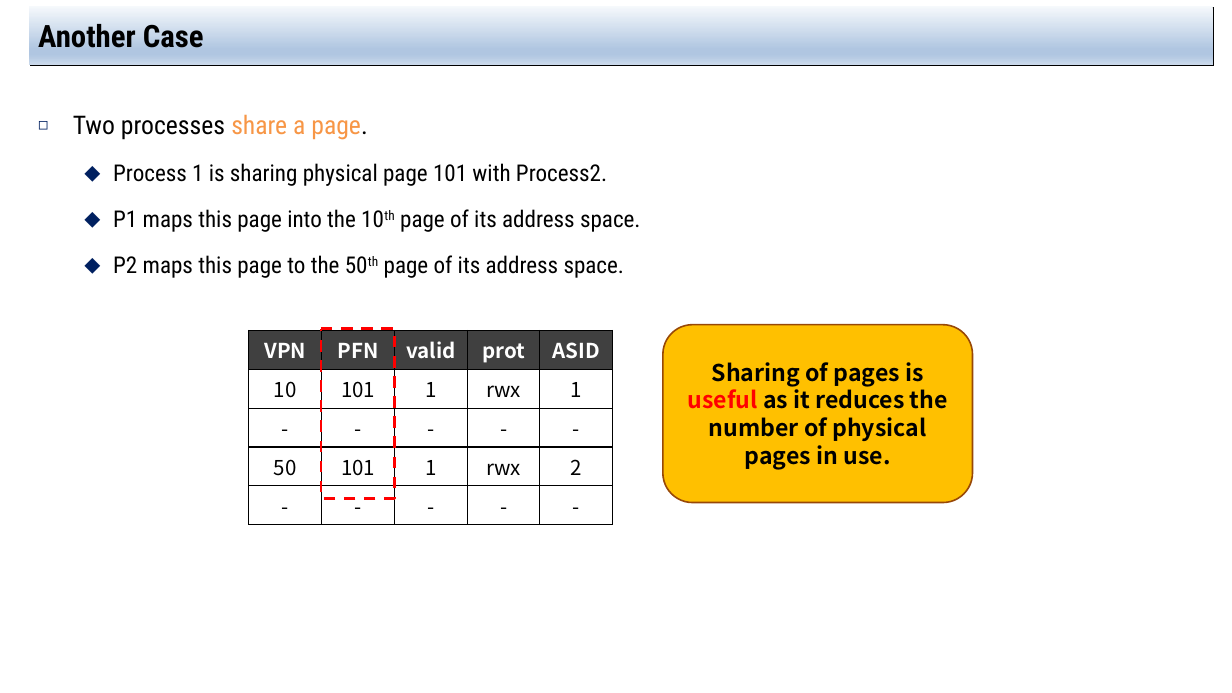
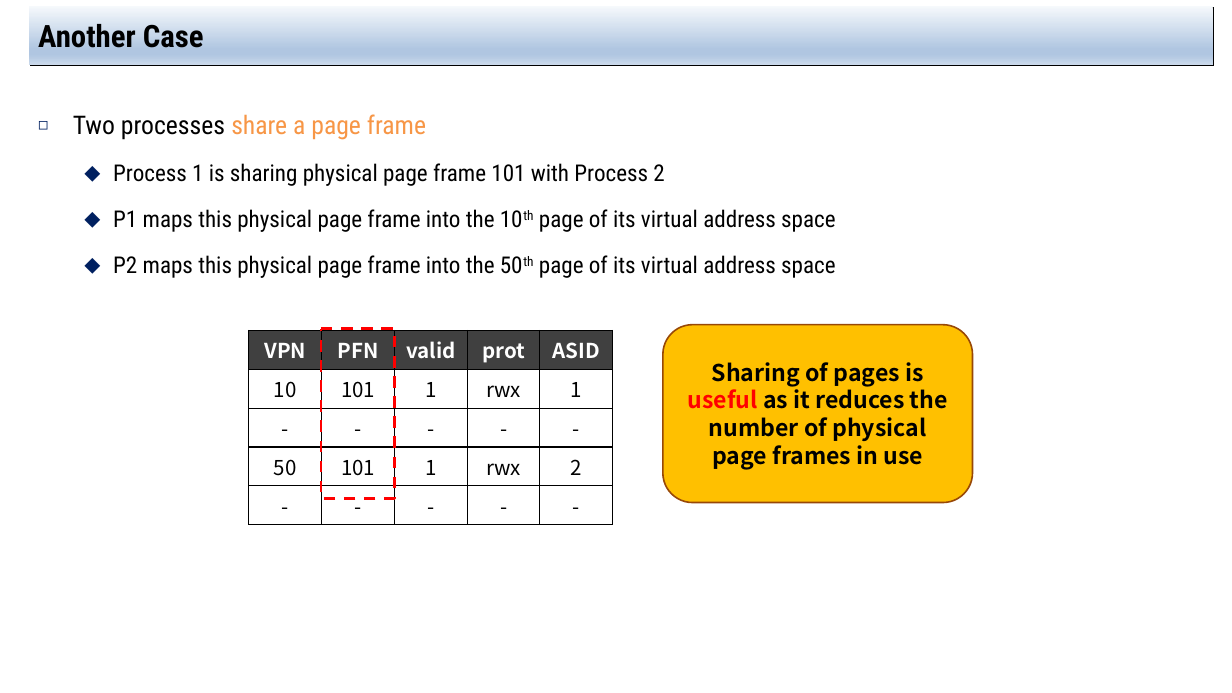
Before and after one commit to jachermocilla/extra-course-materials, a slide deck: slide 18 of cmsc125/ostep/slides/01.Virtualization/19.Translation_Lookaside_Buffers.pptx. Drawn at 1232x693 pixels with LibreOffice and Linux fonts; fonts in the diff are those of the drawing. Boxes give left, top, right and bottom in pixels: in the first picture for what was removed or moved away, otherwise in the second. Text is boxed around its words. In the diff, an @@ line names an element or a change of style, - is before the commit and + after.

```diff
--- a/cmsc125/ostep/slides/01.Virtualization/19.Translation_Lookaside_Buffers.pptx
+++ b/cmsc125/ostep/slides/01.Virtualization/19.Translation_Lookaside_Buffers.pptx
@@ text at <box>73,114,835,278</box>: text changed @@
-◻ Two processes share a page.
-  ⬥ Process 1 is sharing physical page 101 with Process2.
-  ⬥ P1 maps this page into the 10th page of its address space.
-  ⬥ P2 maps this page to the 50th page of its address space.
+◻ Two processes share a page frame
+  ⬥ Process 1 is sharing physical page frame 101 with Process 2
+  ⬥ P1 maps this physical page frame into the 10th page of its virtual address space
+  ⬥ P2 maps this physical page frame into the 50th page of its virtual address space
@@ text in rounded rectangle at <box>688,362,948,470</box>: text changed @@
-Sharing of pages is useful as it reduces the number of physical pages in use.
+Sharing of pages is useful as it reduces the number of physical page frames in use
```
Also in this commit, not shown: 13 other slides changed, 5 other files.
